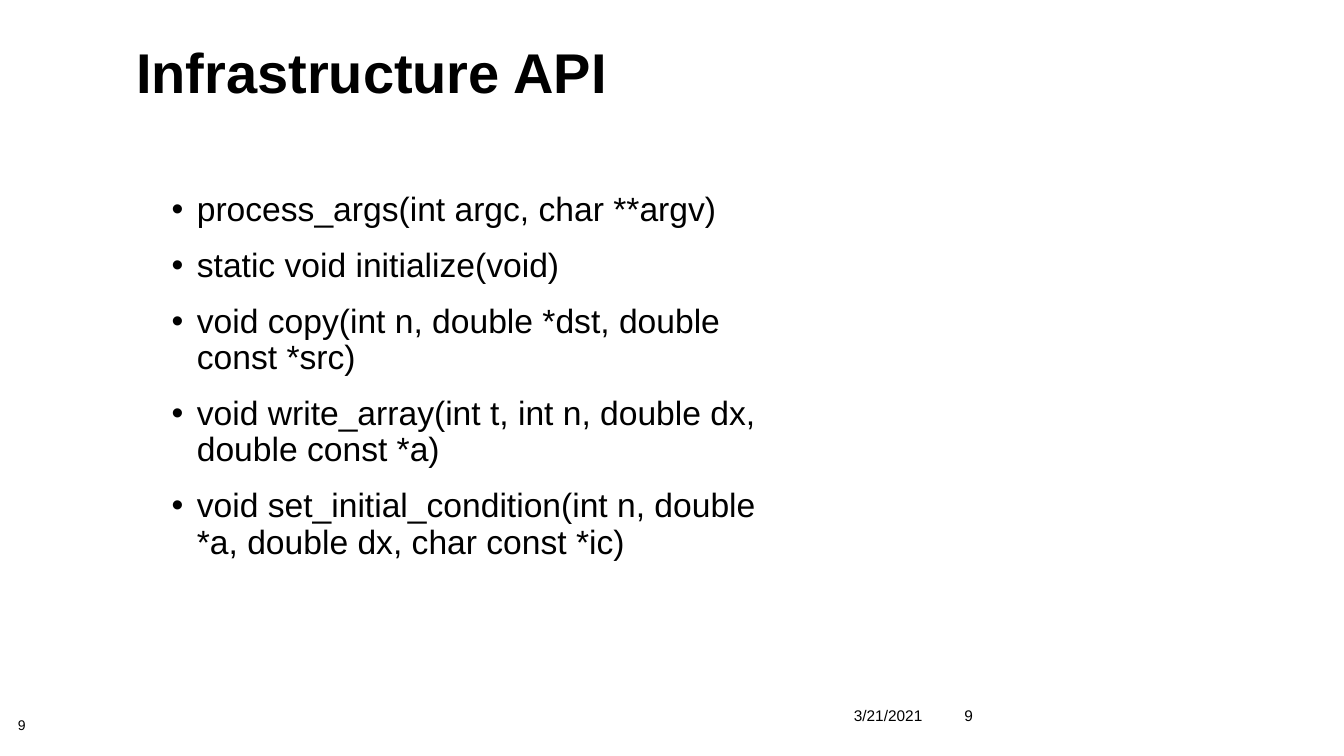
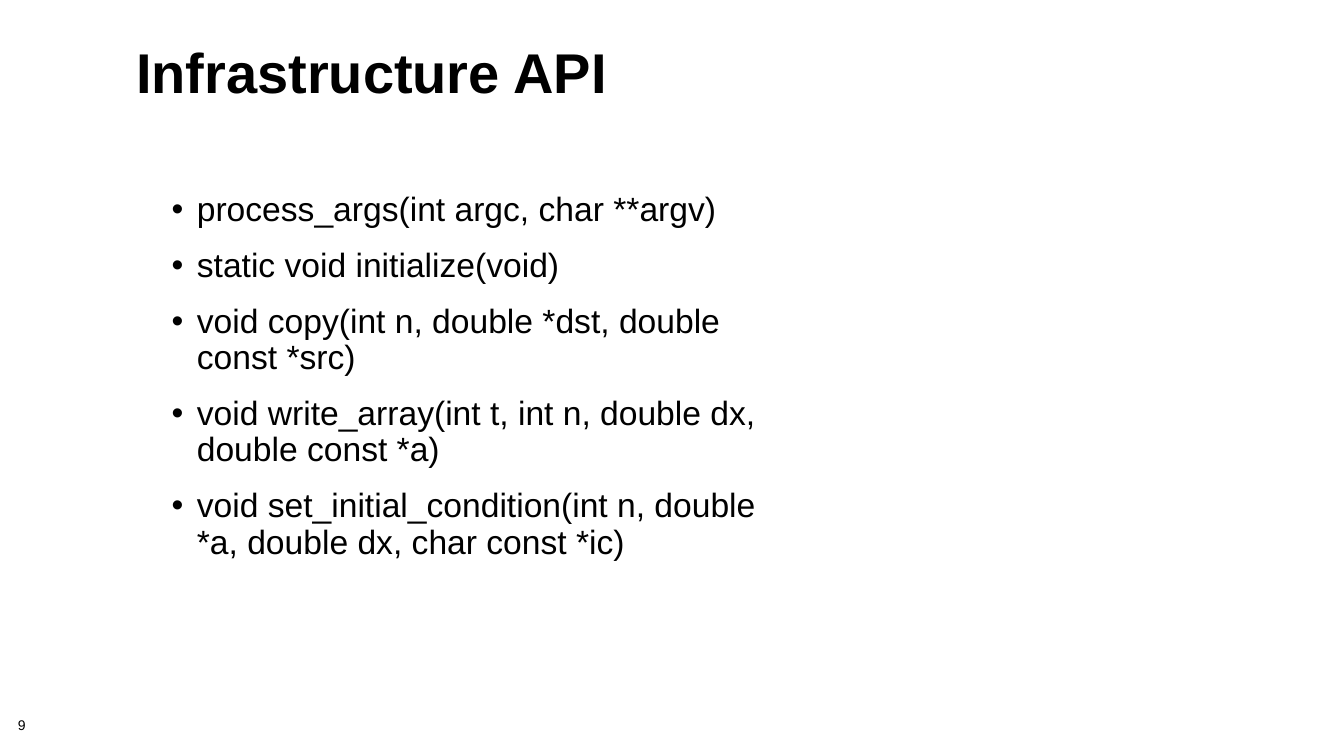
Before and after one commit to bssw-tutorial/presentations, a slide deck: slide 9 of final-presentations/2021-03-25-iss/05-design.pptx. Drawn at 1344x756 pixels with LibreOffice and Linux fonts; fonts in the diff are those of the drawing; background and template pictures are left out. Boxes give left, top, right and bottom in pixels: in the first picture for what was removed or moved away, otherwise in the second. Text is boxed around its words. In the diff, an @@ line names an element or a change of style, - is before the commit and + after.

Commit message:
Minor fixes to some of the presentations.

```diff
--- a/final-presentations/2021-03-25-iss/05-design.pptx
+++ b/final-presentations/2021-03-25-iss/05-design.pptx
@@ text removed at box(854, 710, 923, 721) @@
-3/21/2021
@@ page number removed at box(964, 710, 973, 721) @@
-9
```
Also in this commit, not shown: 2 other slides changed, 1 other file.
